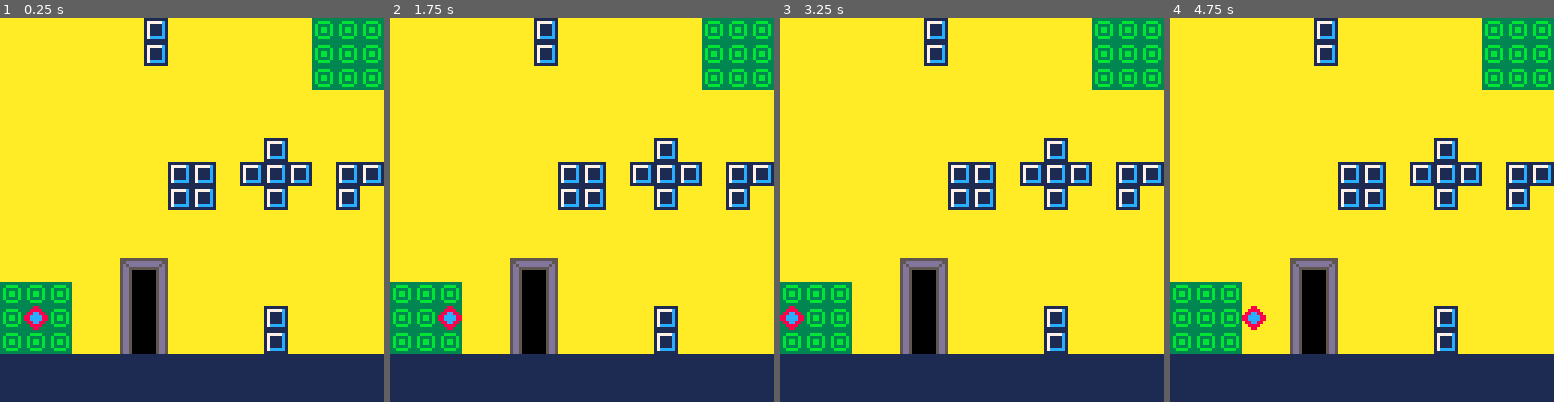
Above: before the commit, frames 1-4 (left to right).
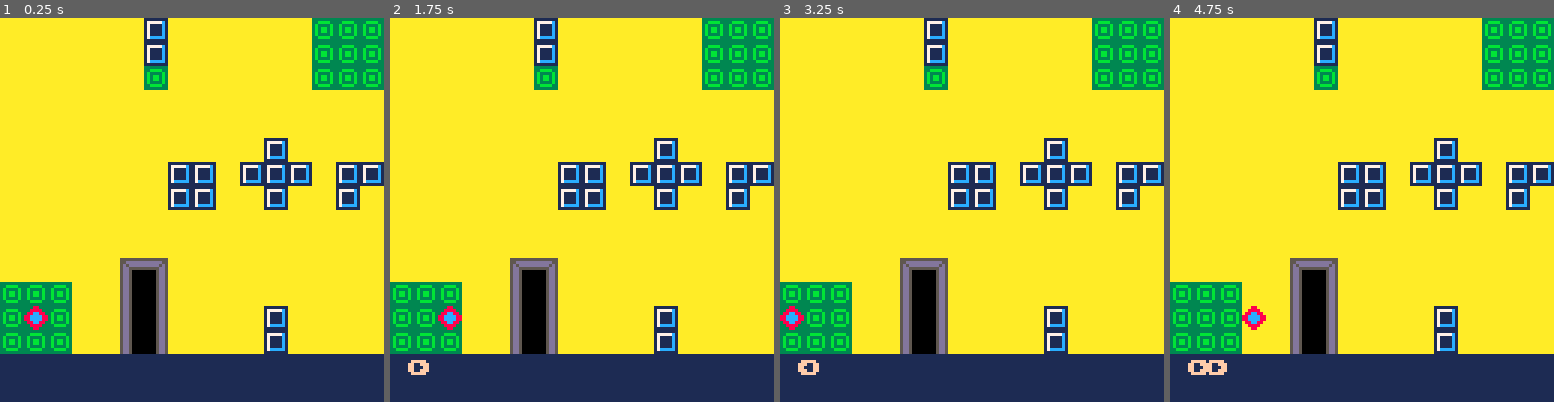
Above: after the commit, the same moments.

Repository: Hocka/gamejam-GMTK2020
Game: PICO-8 cartridge game.p8
Two runs of this game, one before a commit and one after it. Both use one fixed random seed, a clock stepped at 60 frames per second and the inputs below.
Inputs:
- Up to frame 1 (0.25 s): no input
- Up to frame 2 (1.75 s): tap X (X key) at 0.33, 1.07 s; hold Right from 1.6 s (still down)
- Up to frame 3 (3.25 s): tap X (X key) at 1.85, 2.97 s; release Right at 2.1 s; hold Up 2.15-2.42 s; hold Right 2.47-3.03 s; hold Left from 3.08 s (still down)
- Up to frame 4 (4.75 s): release Left at 3.58 s; hold Down 3.63-3.97 s; hold Right 4.02-4.68 s; tap X (X key) at 4.08 s; hold Up from 4.73 s (still down)

The runs differ from the first frame. In frame 1, 0.4% of the frame differs, in the area x 37-44%, y 12-19%; in frame 2, 0.5%; in frame 3, 0.5%; in frame 4, 0.7%, in the area x 4-44%, y 12-93%.

Commit message:
Dernier update avant d'aller dormir

Diff:
--- a/game.p8
+++ b/game.p8
@@ -22,17 +22,12 @@
 
  out = 1
 
- last_control = {
-  x = 0,
-  y = 0
- }
-
- _update = _update
- _draw = _draw
-
-end
-
-function _update()
+ _update = g_update
+ _draw = g_draw
+
+end
+
+function g_update()
  update_camera()
  deplacements()
  dead()
@@ -40,7 +35,7 @@
  if (btn(❎)) then reset() end
 end
 
-function _draw()
+function g_draw()
 	 cls()
 	 camera(camx,8)
 	 map(0,0,0,0,40,18)
@@ -52,14 +47,21 @@
 
  if out == 0 and (p.x * 8) - camx > 30 then
   camx = (p.x) * 8
-  stock = {}
+  p.t = 1
+  -- stock = {}
  end
+
+ if camx > 184 then camx = 184 end
 
 end
 
 
 function hud()
  rectfill(camx,120,camx+127,135,1)
+ for i = 1, #stock do
+  if i == p.t -1 then c = 8 else c = 15 end
+ 	print(stock[i].s,camx+i*6,122,c)
+ end
 end
 
 function collision(newx,newy)
@@ -76,15 +78,29 @@
 
 	 temp.x = 0
 	 temp.y = 0
+	 temp.s = "s"
 
 	if controlable(p.x,p.y) then
 
 	 out = 0
-
-	 if (btnp(⬅️)) temp.x -=1
-	 if (btnp(➡️)) temp.x +=1
-	 if (btnp(⬆️)) temp.y -=1
-	 if (btnp(⬇️)) temp.y +=1
+	 temp_s = "o"
+
+	 if (btnp(⬅️)) then
+	 	temp.x -=1
+	 	temp.s = "⬅️"
+	 end
+	 if (btnp(➡️)) then
+	 	temp.x +=1
+	 	temp.s = "➡️"
+	 end
+	 if (btnp(⬆️)) then
+		 temp.y -=1
+		 temp.s = "⬆️"
+	 end
+	 if (btnp(⬇️)) then
+	 	temp.y +=1
+	 	temp.s = "⬇️"
+	 end
 
 	 if not collision(p.x+temp.x,p.y+temp.y) then
 
@@ -169,6 +185,14 @@
 0000000000000000000000000000000000000000000000005dd5000000005dd50000000000000000000000000000000000000000000000000000000000000000
 0000000000000000000000000000000000000000000000005dd5000000005dd50000000000000000000000000000000000000000000000000000000000000000
 0000000000000000000000000000000000000000000000005dd5000000005dd50000000000000000000000000000000000000000000000000000000000000000
+0000000000000000000000000000000000000000000000005dd5000000005dd50000000000000000000000000000000000000000000000000000000000000000
+0000000000000000000000000000000000000000000000005dd5000000005dd50000000000000000000000000000000000000000000000000000000000000000
+0000000000000000000000000000000000000000000000005dd5000000005dd50000000000000000000000000000000000000000000000000000000000000000
+0000000000000000000000000000000000000000000000005dd5000000005dd50000000000000000000000000000000000000000000000000000000000000000
+0000000000000000000000000000000000000000000000005dd5555555555dd50000000000000000000000000000000000000000000000000000000000000000
+0000000000000000000000000000000000000000000000005d5dddddddddd5d50000000000000000000000000000000000000000000000000000000000000000
+00000000000000000000000000000000000000000000000055dddddddddddd550000000000000000000000000000000000000000000000000000000000000000
+00000000000000000000000000000000000000000000000055555555555555550000000000000000000000000000000000000000000000000000000000000000
 
 
 
@@ -300,22 +324,22 @@
 
 
 __gff__
-0002000104000808000000000000000000000000000008080000000000000000000000000000000000000000000000000000000000000000000000000000000000000000000000000000000000000000000000000000000000000000000000000000000000000000000000000000000000000000000000000000000000000000
+0002000104000808000000000000000000000000000008080000000000000000000000000000080800000000000000000000000000000000000000000000000000000000000000000000000000000000000000000000000000000000000000000000000000000000000000000000000000000000000000000000000000000000
 0000000000000000000000000000000000000000000000000000000000000000000000000000000000000000000000000000000000000000000000000000000000000000000000000000000000000000000000000000000000000000000000000000000000000000000000000000000000000000000000000000000000000000
 __map__
 0303030303030303030303030303030303030303030303030303030303030303030303030303030000000000000000000000000000000000000000000000000000000000000000000000000000000000000000000000000000000000000000000000000000000000000000000000000000000000000000000000000000000000
-0302020202020203020202020202010101020202020202020202020202020302020202040404030000000000000000000000000000000000000000000000000000000000000000000000000000000000000000000000000000000000000000000000000000000000000000000000000000000000000000000000000000000000
-0302020202020203020202020202010101020202020202020202020202020302020202040404030000000000000000000000000000000000000000000000000000000000000000000000000000000000000000000000000000000000000000000000000000000000000000000000000000000000000000000000000000000000
-0302020202020202020202020202010101020202020202020202020202020302020202040404030000000000000000000000000000000000000000000000000000000000000000000000000000000000000000000000000000000000000000000000000000000000000000000000000000000000000000000000000000000000
-0302020202020202020202020202020202030202020202020202020202020302020202020202030000000000000000000000000000000000000000000000000000000000000000000000000000000000000000000000000000000000000000000000000000000000000000000000000000000000000000000000000000000000
-0302020202020202020202020202020202030202020202020202020202020302020202020202030000000000000000000000000000000000000000000000000000000000000000000000000000000000000000000000000000000000000000000000000000000000000000000000000000000000000000000000000000000000
+0302020202020203020202020202010101020202020202161702020202020302020202020202030000000000000000000000000000000000000000000000000000000000000000000000000000000000000000000000000000000000000000000000000000000000000000000000000000000000000000000000000000000000
+0302020202020203020202020202010101020202020202262702020202020302020202040404030000000000000000000000000000000000000000000000000000000000000000000000000000000000000000000000000000000000000000000000000000000000000000000000000000000000000000000000000000000000
+0302020202020201020202020202010101020202020202020202020202020302020202040404030000000000000000000000000000000000000000000000000000000000000000000000000000000000000000000000000000000000000000000000000000000000000000000000000000000000000000000000000000000000
+0302020202020202020202020202020202030202020202020202020201010302020202040404030000000000000000000000000000000000000000000000000000000000000000000000000000000000000000000000000000000000000000000000000000000000000000000000000000000000000000000000000000000000
+0302020202020202020202020202020202030202020202020202020201010302020202020202030000000000000000000000000000000000000000000000000000000000000000000000000000000000000000000000000000000000000000000000000000000000000000000000000000000000000000000000000000000000
 0302020202020202020202020302020202030202020202020202020202020302020202020202030000000000000000000000000000000000000000000000000000000000000000000000000000000000000000000000000000000000000000000000000000000000000000000000000000000000000000000000000000000000
 0302020202020202030302030303020303030202020202020202020202020302020202020202030000000000000000000000000000000000000000000000000000000000000000000000000000000000000000000000000000000000000000000000000000000000000000000000000000000000000000000000000000000000
 0302020202020202030302020302020302030202020202020202020202020302020202020202030000000000000000000000000000000000000000000000000000000000000000000000000000000000000000000000000000000000000000000000000000000000000000000000000000000000000000000000000000000000
 0302020202020202020202020202020202030202020202020202020202020302020202020202030000000000000000000000000000000000000000000000000000000000000000000000000000000000000000000000000000000000000000000000000000000000000000000000000000000000000000000000000000000000
 0302020202020202020202020202020202030202020202020202020202020302020202020202030000000000000000000000000000000000000000000000000000000000000000000000000000000000000000000000000000000000000000000000000000000000000000000000000000000000000000000000000000000000
 0302020202020607020202020202020202030202020202020202020202020302020202020202030000000000000000000000000000000000000000000000000000000000000000000000000000000000000000000000000000000000000000000000000000000000000000000000000000000000000000000000000000000000
-0301010102021617020202020202020202030202020202020202020101010101020202020202030000000000000000000000000000000000000000000000000000000000000000000000000000000000000000000000000000000000000000000000000000000000000000000000000000000000000000000000000000000000
-0301010102021617020202020302020202030202020202020202020101010101020202020202030000000000000000000000000000000000000000000000000000000000000000000000000000000000000000000000000000000000000000000000000000000000000000000000000000000000000000000000000000000000
-0301010102021617020202020302020202030202020202020202020101010101020202020202030000000000000000000000000000000000000000000000000000000000000000000000000000000000000000000000000000000000000000000000000000000000000000000000000000000000000000000000000000000000
+0301010102021617020202020202020202030202020202020202020101010101020202020201030000000000000000000000000000000000000000000000000000000000000000000000000000000000000000000000000000000000000000000000000000000000000000000000000000000000000000000000000000000000
+0301010102021617020202020302020202030202020607020202020101010101020202020201030000000000000000000000000000000000000000000000000000000000000000000000000000000000000000000000000000000000000000000000000000000000000000000000000000000000000000000000000000000000
+0301010102021617020202020302020202030202021617020202020101010101020202020201030000000000000000000000000000000000000000000000000000000000000000000000000000000000000000000000000000000000000000000000000000000000000000000000000000000000000000000000000000000000
 0303030303030303030303030303030303030303030303030303030303030303030303030303030000000000000000000000000000000000000000000000000000000000000000000000000000000000000000000000000000000000000000000000000000000000000000000000000000000000000000000000000000000000
